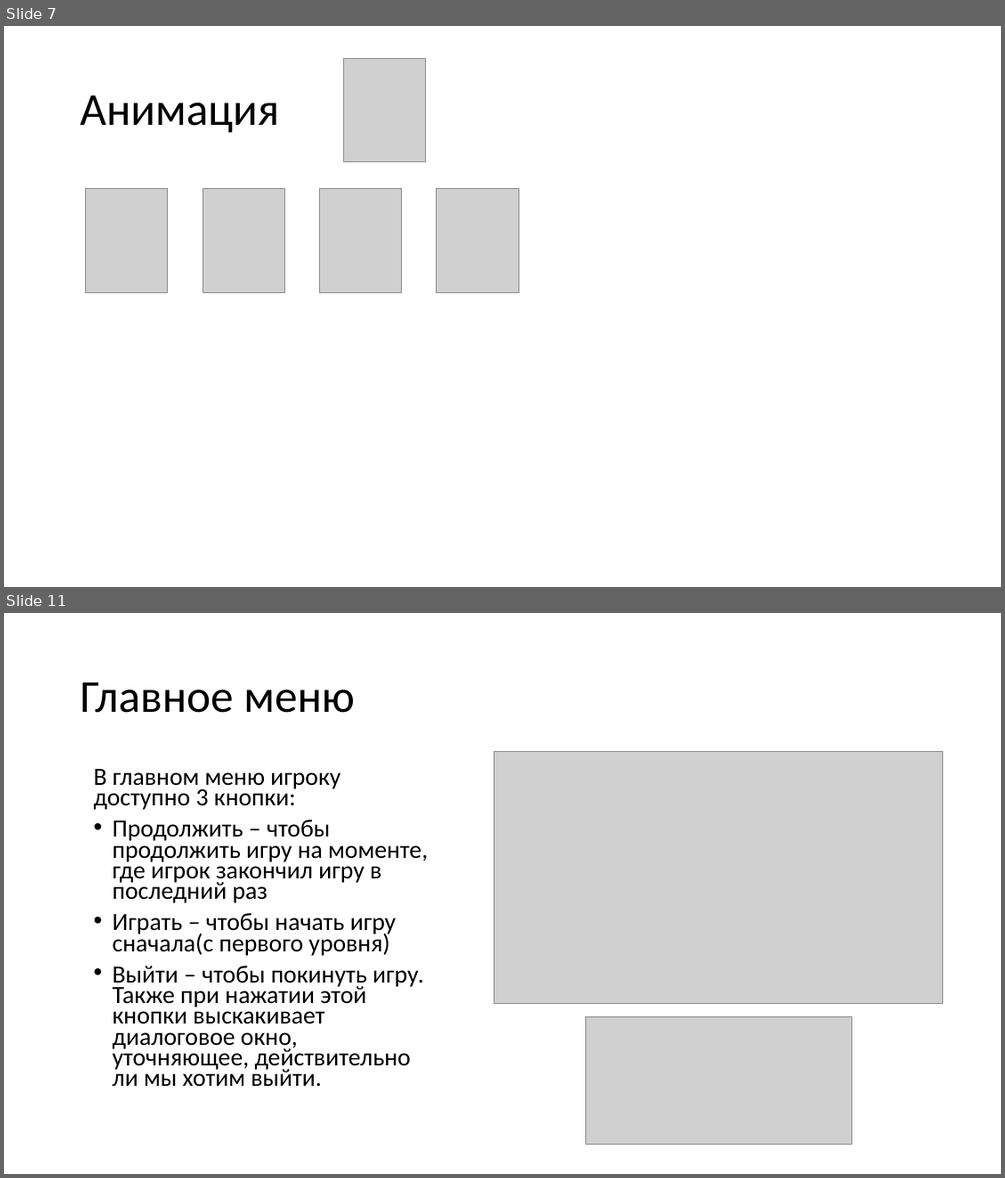
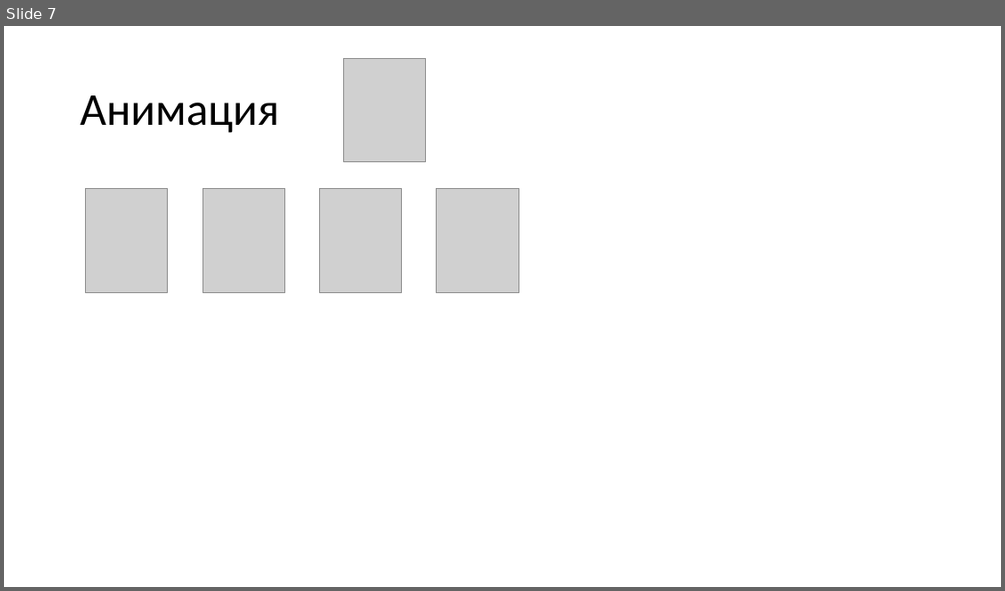
Before and after one commit to Scheise45/projeckt_2, a slide deck: документы/проект2.pptx. Shown one above the other, each under a label of ours: slides 7 and 11 before the commit, slide 7 after it; the slides between them are not shown. The pictures are 1005x1178 and 1005x591 pixels, drawn with LibreOffice and Linux fonts; fonts in the diff are those of the drawing; grey boxes stand for pictures. Boxes give left, top, right and bottom in pixels: in the first picture for what was removed or moved away, otherwise in the second. Text is boxed around its words. In the diff, an @@ line names an element or a change of style, - is before the commit and + after.

```diff
--- a/документы/проект2.pptx
+++ b/документы/проект2.pptx
@@ slide 11 removed at bbox=[4, 613, 1001, 1174], background #FFFFFF @@
@@ title removed at bbox=[80, 682, 355, 713] @@
-Главное меню
@@ text removed at bbox=[94, 769, 428, 1086] @@
-В главном меню игроку доступно 3 кнопки:
-• Продолжить – чтобы продолжить игру на моменте, где игрок закончил игру в последний раз
-• Играть – чтобы начать игру сначала(с первого уровня)
-• Выйти – чтобы покинуть игру. Также при нажатии этой кнопки выскакивает диалоговое окно, уточняющее, действительно ли мы хотим выйти.
@@ picture removed at bbox=[494, 751, 942, 1004] @@
@@ picture removed at bbox=[585, 1016, 851, 1144] @@
```
Also in this commit, not shown: 7 slides changed, 3 other slides removed.
